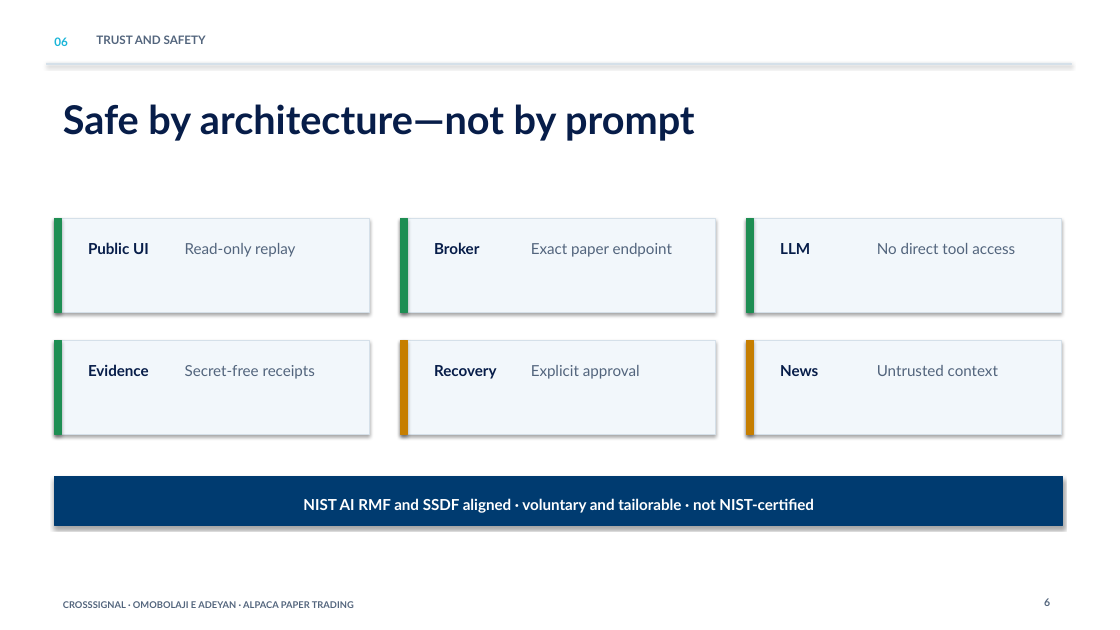
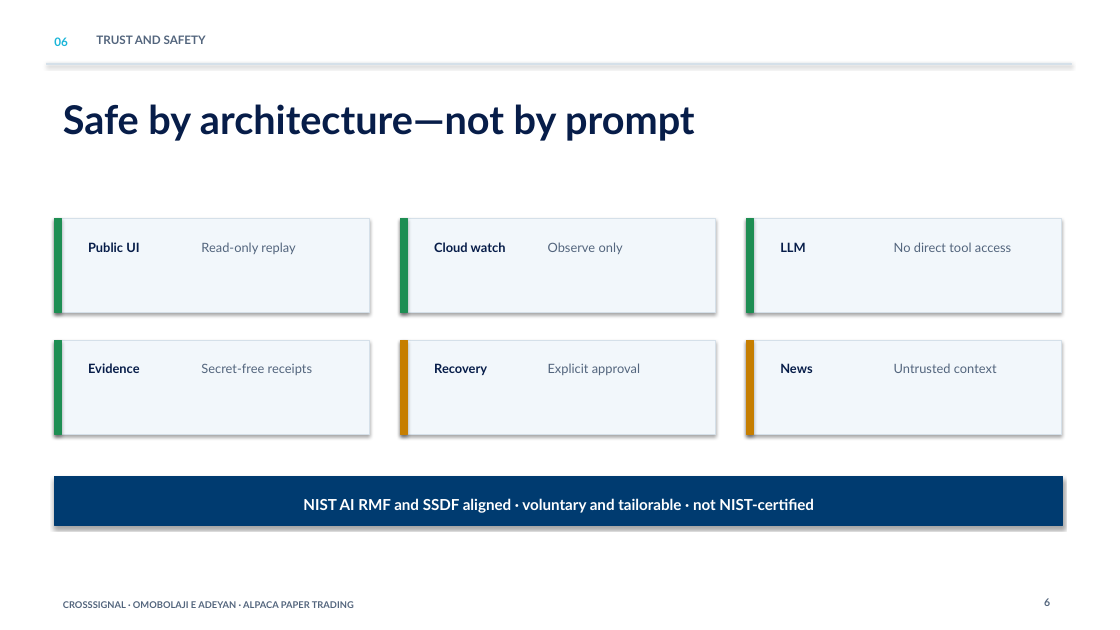
Before and after one commit to omobolajiadeyan/alpaca-cross-market-agent, a slide deck: slide 6 of submission/CrossSignal-Hackathon-Pitch-Final.pptx. Drawn at 1120x630 pixels with LibreOffice and Linux fonts; fonts in the diff are those of the drawing. Boxes give left, top, right and bottom in pixels: in the first picture for what was removed or moved away, otherwise in the second. Text is boxed around its words. In the diff, an @@ line names an element or a change of style, - is before the commit and + after.

Commit message:
Refresh pitch deck and add evidence recorder

```diff
--- a/submission/CrossSignal-Hackathon-Pitch-Final.pptx
+++ b/submission/CrossSignal-Hackathon-Pitch-Final.pptx
@@ text "Read-only replay": place and size @@
-text "Read-only replay" at box(185, 243, 295, 257)
+text "Read-only replay" at box(201, 242, 295, 254)
@@ text "No direct tool access": place and size @@
-text "No direct tool access" at box(877, 243, 1015, 254)
+text "No direct tool access" at box(894, 242, 1011, 252)
@@ text at box(434, 242, 506, 252): text changed; size 13 to 11 pt @@
-Broker
+Cloud watch
@@ text at box(548, 242, 623, 254): text changed; size 13 to 11 pt @@
-Exact paper endpoint
+Observe only
@@ text "Secret-free receipts": place and size @@
-text "Secret-free receipts" at box(185, 365, 315, 379)
+text "Secret-free receipts" at box(201, 363, 312, 375)
@@ text "Explicit approval": place and size @@
-text "Explicit approval" at box(531, 365, 640, 379)
+text "Explicit approval" at box(548, 363, 640, 375)
@@ size 13 to 11 pt in 10 elements at box(894, 242, 1011, 252), box(894, 363, 997, 373), box(201, 242, 295, 254), box(201, 363, 312, 375), box(548, 363, 640, 375), box(88, 242, 139, 252), box(780, 242, 805, 252), box(88, 363, 140, 373), box(434, 363, 487, 375), box(780, 363, 812, 373) @@
@@ text "Untrusted context": place and size @@
-text "Untrusted context" at box(877, 365, 998, 376)
+text "Untrusted context" at box(894, 363, 997, 373)
```
Also in this commit, not shown: 2 other slides changed, 1 slide added, 1 slide removed, 8 other files.
